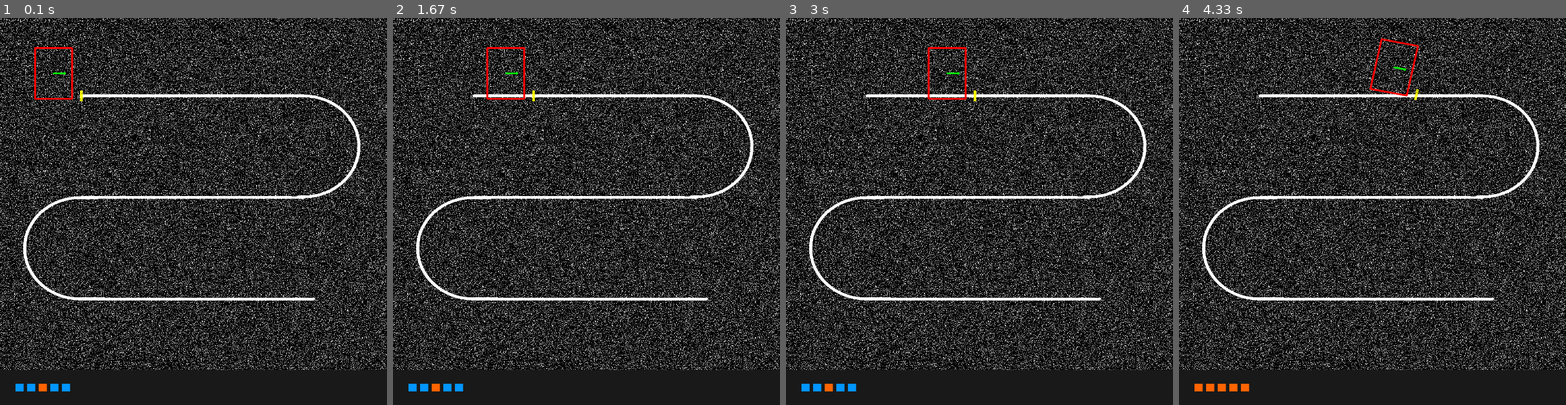
Above: before the commit, frames 1-4 (left to right).
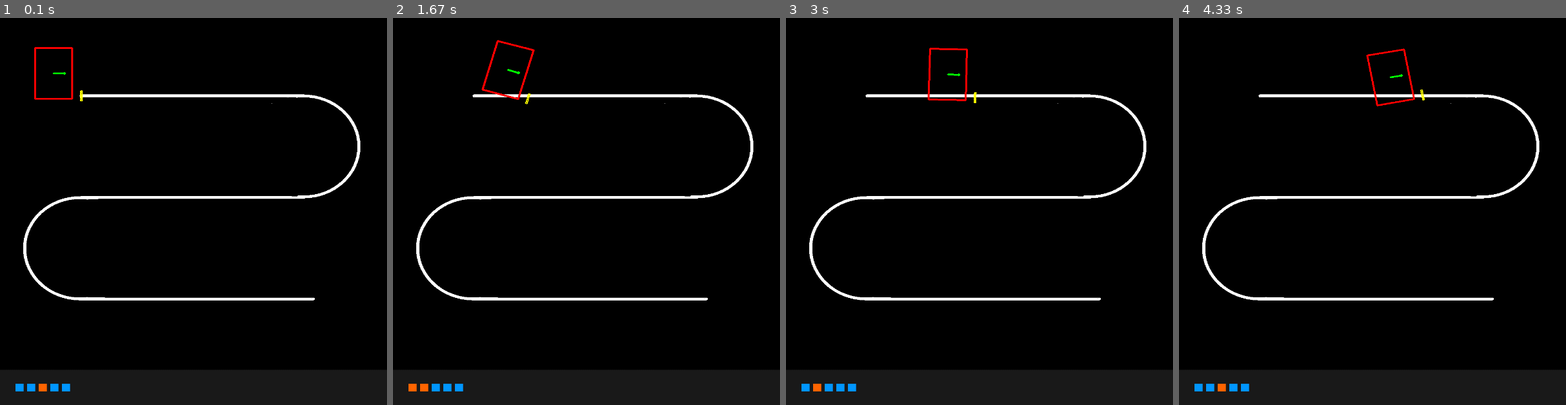
Above: after the commit, the same moments.

Repository: DavidChong2523/ECE183DA-code
Game: pygame game, started from main.py
The game is run twice, just before and just after one commit, with the same random seed, the same clock (stepped at 60 frames per second) and the same inputs.
Inputs:
- Up to frame 1 (0.1 s): no input
- Up to frame 2 (1.67 s): no input
- Up to frame 3 (3 s): no input
- Up to frame 4 (4.33 s): no input

The runs differ from the first frame. In frame 1, 29% of the frame differs, in the area x 0-100%, y 0-91%; in frame 2, 30%; in frame 3, 30%; in frame 4, 30%, in the area x 0-100%, y 0-97%.

Commit message:
updated trans noise probability

Diff:
--- a/main.py
+++ b/main.py
@@ -41,12 +41,12 @@
 
     noise_params = {
         "dirt_prob": 0.0,
-        "grass_prob": 0.15
+        "grass_prob": 0.0
     }
     robot_noise = {
-        "trans_noise": 0,
+        "trans_noise": 0.1,
         "rot_noise": 0,
-        "trans_mag": 0.2,
+        "trans_mag": 1,
         "rot_mag": 0
     }
     env = LineEnv.LineEnv("line_3ft_turn_labeled.png", noise_params=noise_params)
